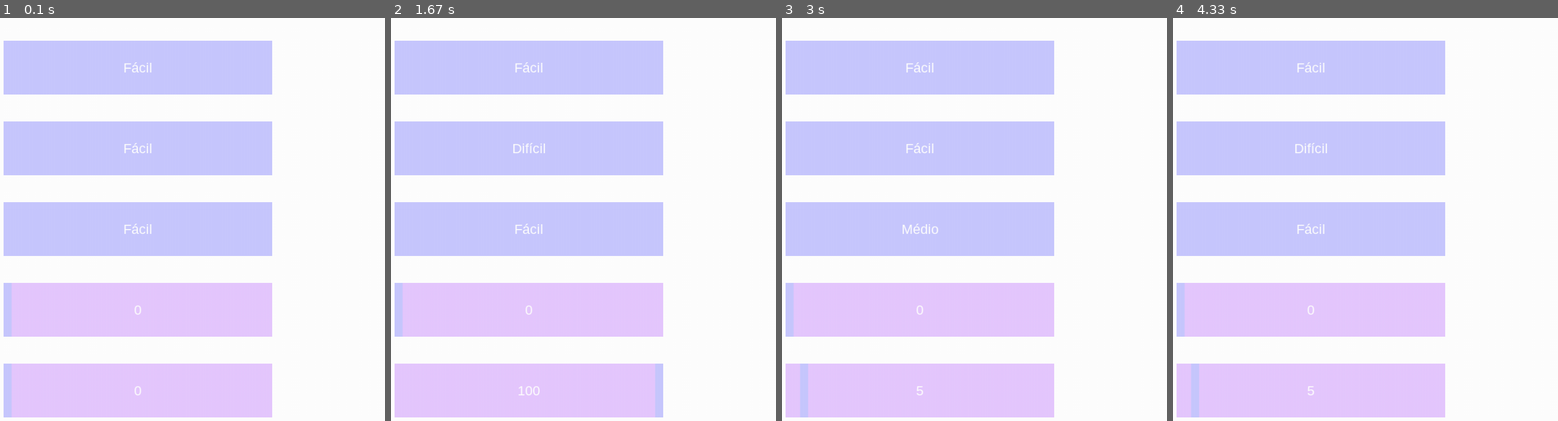
Above: before the commit, frames 1-4 (left to right).
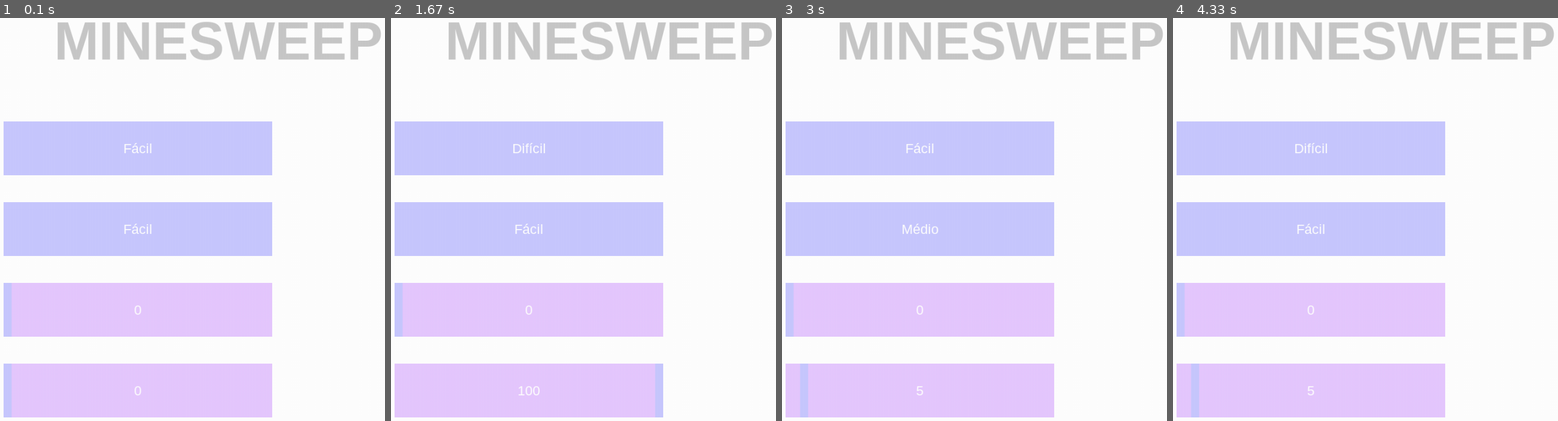
Above: after the commit, the same moments.

Repository: MrComboF10/PygameMenus
Game: pygame game, started from main.py
The game is run twice, just before and just after one commit, with the same random seed, the same clock (stepped at 60 frames per second) and the same inputs.
Inputs (mouse positions are in pixels of both pictures, inside the frame that each line leads up to):
- Up to frame 1 (0.1 s): no input
- Up to frame 2 (1.67 s): press the mouse at (529, 146) at 0.37 s; move the mouse to (575, 279) at 0.47 s; release the mouse at (625, 416) at 0.6 s; press the mouse at (529, 388) at 0.7 s; move the mouse to (587, 380) at 0.8 s; release the mouse at (648, 368) at 0.93 s; press the mouse at (529, 388) at 1.03 s; move the mouse to (668, 392) at 1.13 s; release the mouse at (outside the picture) at 1.27 s; press the mouse at (529, 146) at 1.37 s; move the mouse to (510, 283) at 1.47 s; release the mouse at (outside the picture) at 1.6 s
- Up to frame 3 (3 s): press the mouse at (920, 146) at 1.7 s; move the mouse to (909, 118) at 1.8 s; release the mouse at (897, 90) at 1.93 s; press the mouse at (920, 388) at 2.03 s; move the mouse to (859, 396) at 2.13 s; release the mouse at (797, 404) at 2.27 s; press the mouse at (920, 388) at 2.4 s; move the mouse to (859, 344) at 2.5 s; release the mouse at (801, 300) at 2.63 s; press the mouse at (920, 227) at 2.73 s; move the mouse to (893, 171) at 2.83 s; release the mouse at (870, 114) at 2.97 s
- Up to frame 4 (4.33 s): press the mouse at (1311, 146) at 3.07 s; move the mouse to (1446, 146) at 3.17 s; release the mouse at (outside the picture) at 3.3 s; press the mouse at (1311, 227) at 3.4 s; move the mouse to (1361, 312) at 3.5 s; release the mouse at (1415, 400) at 3.63 s; press the mouse at (1311, 227) at 3.77 s; move the mouse to (1323, 320) at 3.87 s; move the mouse to (1334, 416) at 3.97 s; release the mouse at (1334, 416) at 4 s; press the mouse at (1311, 146) at 4.1 s; move the mouse to (1377, 199) at 4.2 s; move the mouse to (1446, 247) at 4.3 s

The runs differ from the first frame. In frame 1, 12% of the frame differs, in the area x 0-99%, y 0-19%; in frame 2, 12%; in frame 3, 12%; in frame 4, 12%.

Commit message:
Done Title class

Diff:
--- a/button.py
+++ b/button.py
@@ -2,8 +2,8 @@
 
 
 class Button:
-    def __init__(self, pos, size, font, font_color, screen_display):
-        self._position = pos
+    def __init__(self, position, size, font, font_color, screen_display):
+        self._position = position
         self._size = size
         self._font = font
         self._font_color = font_color
@@ -50,9 +50,9 @@
 
 
 class PressButton(Button):
-    def __init__(self, pos, size, font, font_color, screen_display, mouse_out_button_color, mouse_over_button_color):
+    def __init__(self, position, size, font, font_color, screen_display, mouse_out_button_color, mouse_over_button_color):
 
-        super().__init__(pos, size, font, font_color, screen_display)
+        super().__init__(position, size, font, font_color, screen_display)
 
         self._mouse_out_button_color = mouse_out_button_color
         self._mouse_over_button_color = mouse_over_button_color
@@ -65,9 +65,9 @@
 
 
 class PressButtonStatic(PressButton):
-    def __init__(self, pos, size, font, font_color, screen_display, mouse_out_button_color, mouse_over_button_color, text, pointer):
+    def __init__(self, position, size, font, font_color, screen_display, mouse_out_button_color, mouse_over_button_color, text, pointer):
 
-        super().__init__(pos, size, font, font_color, screen_display, mouse_out_button_color, mouse_over_button_color)
+        super().__init__(position, size, font, font_color, screen_display, mouse_out_button_color, mouse_over_button_color)
 
         self.__text = text
         self.__pointer = pointer
@@ -94,9 +94,9 @@
 
 
 class PressButtonChangeState(PressButton):
-    def __init__(self, pos, size, font, font_color, screen_display, mouse_out_button_color, mouse_over_button_color, states_text_list):
+    def __init__(self, position, size, font, font_color, screen_display, mouse_out_button_color, mouse_over_button_color, states_text_list):
 
-        super().__init__(pos, size, font, font_color, screen_display, mouse_out_button_color, mouse_over_button_color)
+        super().__init__(position, size, font, font_color, screen_display, mouse_out_button_color, mouse_over_button_color)
 
         self.__states_text_list = states_text_list
 
@@ -114,9 +114,9 @@
 
 
 class SlideButton(Button):
-    def __init__(self, pos, size, font, font_color, screen_display, bar_width, range_items, mouse_out_bar_color, mouse_over_bar_color, button_color):
+    def __init__(self, position, size, font, font_color, screen_display, bar_width, range_items, mouse_out_bar_color, mouse_over_bar_color, button_color):
 
-        super().__init__(pos, size, font, font_color, screen_display)
+        super().__init__(position, size, font, font_color, screen_display)
 
         self.__bar_width = bar_width
         self.__range_items = range_items
@@ -125,7 +125,7 @@
         self.__button_color = button_color
 
         self.__current_item = range_items[0]
-        self.__current_bar_position = pos
+        self.__current_bar_position = position
         self.__bar_pressed = False
 
     def get_bar_is_pressed(self):
--- /dev/null
+++ b/buttonblock.py
@@ -0,0 +1,5 @@
+import pygame
+
+
+# class Block:
+#     def __init__(self, ):
--- a/main.py
+++ b/main.py
@@ -1,5 +1,6 @@
 import pygame
 import button
+import title
 
 white = (255, 255, 255)
 
@@ -11,6 +12,7 @@
     pygame.display.update()
 
     font = pygame.font.SysFont("Arial", 25)
+    title_font = pygame.font.SysFont("Arial", 100, True)
 
     button_position_1, button_position_2, button_position_3, button_position_4, button_position_5 = (100, 100), (100, 250), (100, 400), (100, 550), (100, 700)
     button_sizes = (500, 100)
@@ -21,21 +23,29 @@
     bar_width = 15
     range_items = range(101)
 
-    change_state_button_1 = button.PressButtonChangeState(button_position_1, button_sizes, font, white, screen, mouse_out_button_color, mouse_over_button_color, states_list)
+    title_1 = title.Title(title_font, (200, 200, 200), "MINESWEEP", (500, 100), screen)
+
+    # change_state_button_1 = button.PressButtonChangeState(button_position_1, button_sizes, font, white, screen, mouse_out_button_color, mouse_over_button_color, states_list)
     change_state_button_2 = button.PressButtonChangeState(button_position_2, button_sizes, font, white, screen, mouse_out_button_color, mouse_over_button_color, states_list)
     change_state_button_3 = button.PressButtonChangeState(button_position_3, button_sizes, font, white, screen, mouse_out_button_color, mouse_over_button_color, states_list)
 
     slide_button_1 = button.SlideButton(button_position_4, button_sizes, font, white, screen, bar_width, range_items, mouse_out_button_color, mouse_over_button_color, slide_button_color)
     slide_button_2 = button.SlideButton(button_position_5, button_sizes, font, white, screen, bar_width, range_items, mouse_out_button_color, mouse_over_button_color, slide_button_color)
 
-    change_state_buttons = (change_state_button_1, change_state_button_2, change_state_button_3)
+    change_state_buttons = (change_state_button_2, change_state_button_3)
     slide_buttons = (slide_button_1, slide_button_2)
     loop_exit = False
 
+    # draw title
+    title_1.set_font_surface_center()
+    title_1.draw()
+
+    # draw change buttons
     for change_button in change_state_buttons:
         change_button.draw_mouse_out_change_state_button()
     pygame.display.update()
 
+    # draw slide buttons
     for slide_button in slide_buttons:
         slide_button.draw_mouse_out_slide_button()
     pygame.display.update()
--- /dev/null
+++ b/menu.py
@@ -0,0 +1,5 @@
+import pygame
+
+
+# class MainMenu:
+#     def __init__(self, title, buttons_text_list, backgound_color):
--- /dev/null
+++ b/title.py
@@ -0,0 +1,16 @@
+class Title:
+    def __init__(self, font, font_color, text, center_position, screen_display):
+        self.__font = font
+        self.__font_color = font_color
+        self.__text = text
+        self.__center_position = center_position
+        self.__screen_display = screen_display
+
+        self.__font_surface = font.render(text, True, font_color)
+        self.__font_surface_rect = self.__font_surface.get_rect()
+
+    def set_font_surface_center(self):
+        self.__font_surface_rect.center = self.__center_position
+
+    def draw(self):
+        self.__screen_display.blit(self.__font_surface, self.__font_surface_rect)
